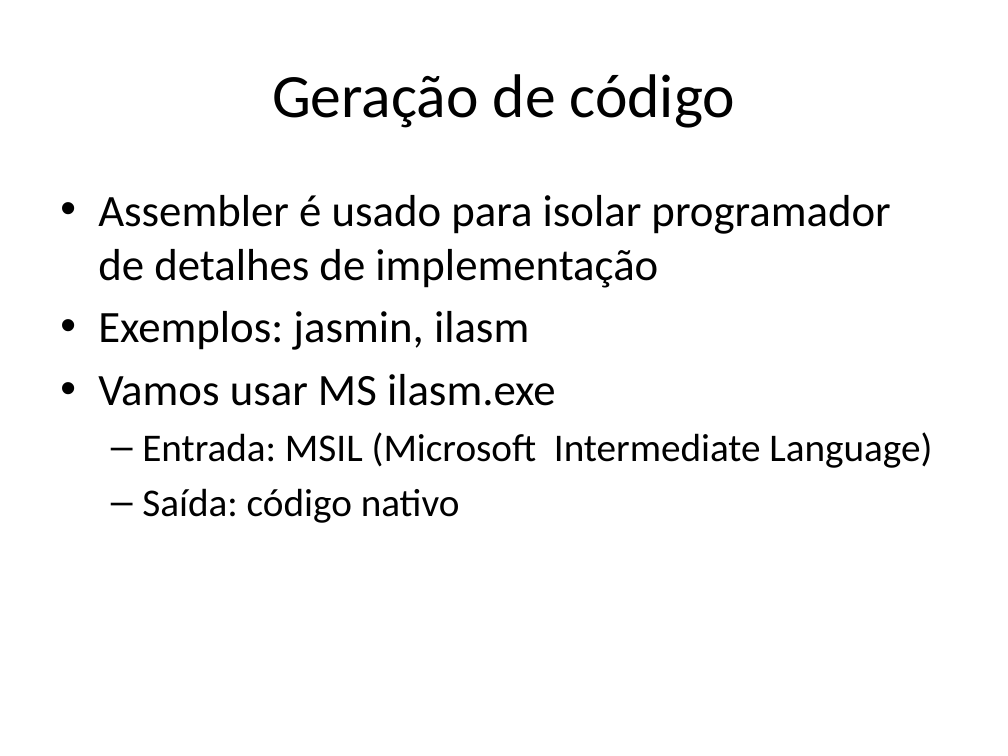
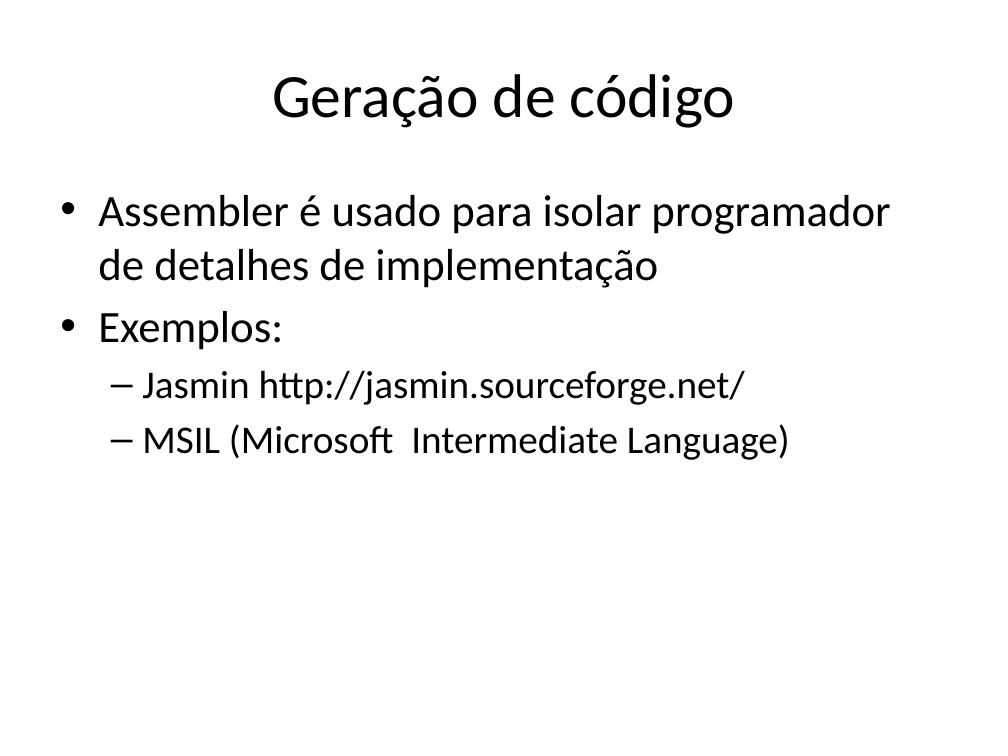
Before and after one commit to damorim/compilers-cin, a slide deck: slide 61 of slides-aulas/ambiente-exec-e-geracao-codigo.pptx (slide 50 before the commit). Drawn at 1008x756 pixels with LibreOffice and Linux fonts; fonts in the diff are those of the drawing. Boxes give left, top, right and bottom in pixels: in the first picture for what was removed or moved away, otherwise in the second. Text is boxed around its words. In the diff, an @@ line names an element or a change of style, - is before the commit and + after.

```diff
--- a/slides-aulas/ambiente-exec-e-geracao-codigo.pptx
+++ b/slides-aulas/ambiente-exec-e-geracao-codigo.pptx
@@ text at box(98, 311, 790, 460): text changed @@
-• Exemplos: jasmin, ilasm
-• Vamos usar MS ilasm.exe
-  – Entrada: MSIL (Microsoft Intermediate Language)
-  – Saída: código nativo
+• Exemplos:
+  – Jasmin http://jasmin.sourceforge.net/
+  – MSIL (Microsoft Intermediate Language)
```
Also in this commit, not shown: 11 other slides changed, 14 slides added, 1 slide removed.
